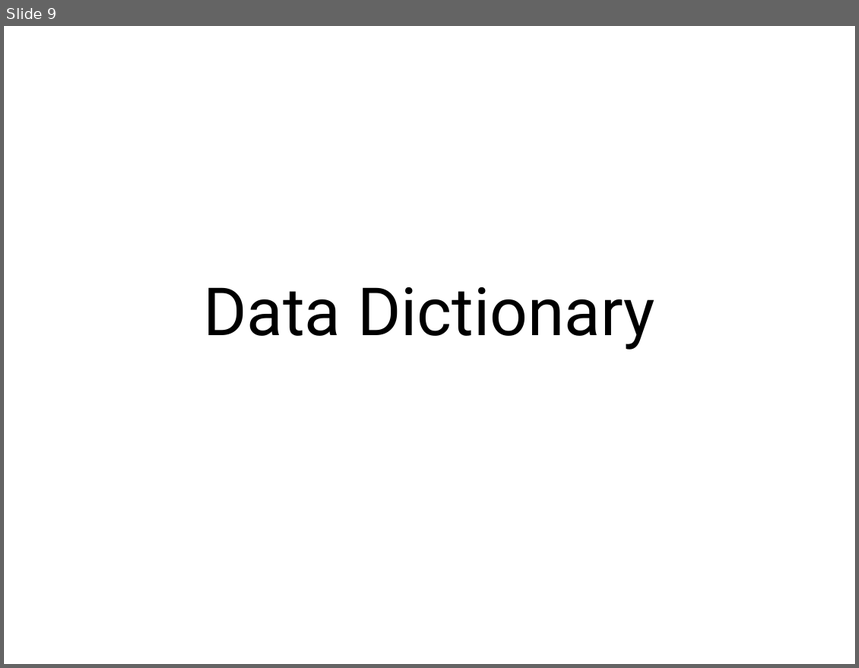
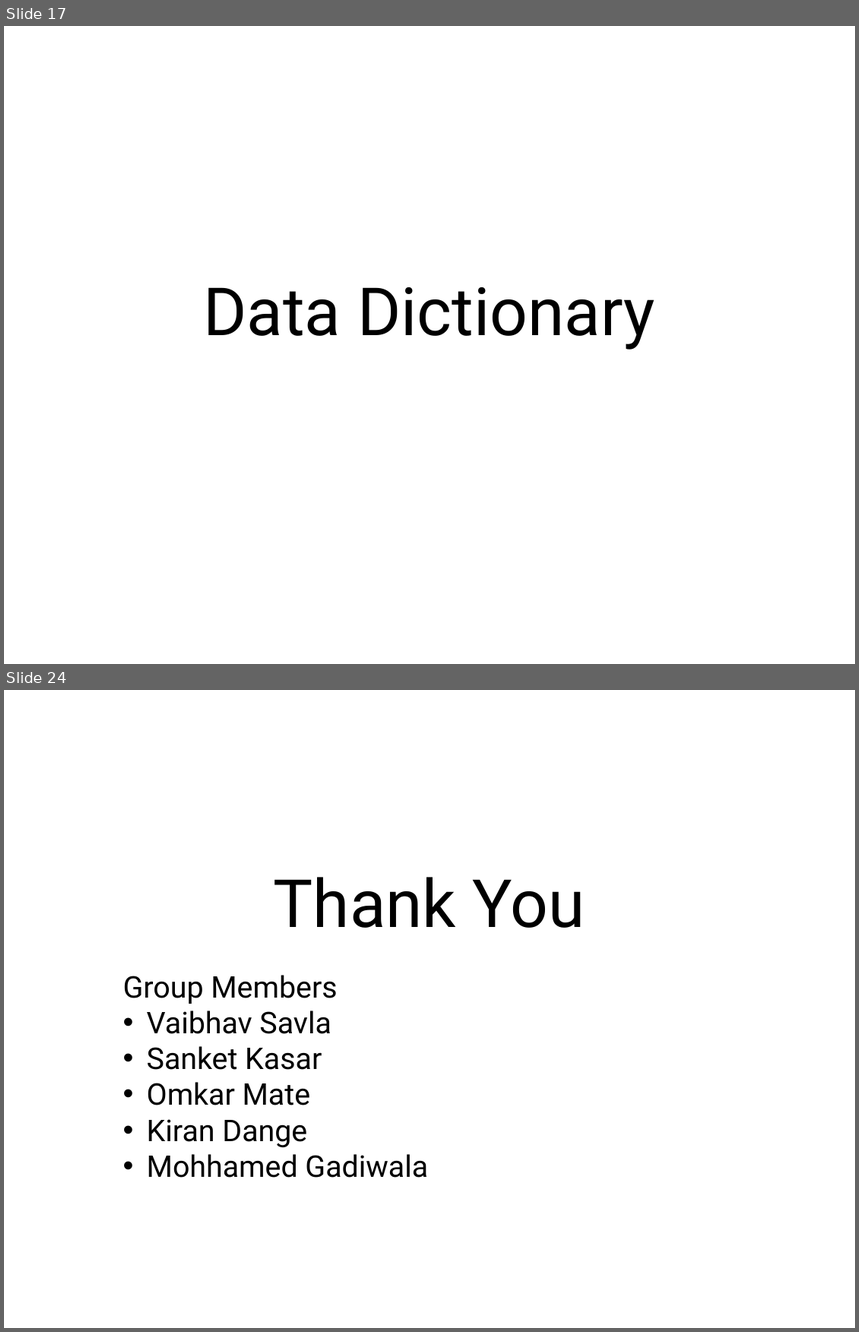
Before and after one commit to SanketSKasar/VJTI-DBA-Project, a slide deck: ProjectDetails/Presentation.pptx. Shown one above the other, each under a label of ours: slide 9 before the commit, slides 17 and 24 after it; the slides between them are not shown. The pictures are 859x668 and 859x1332 pixels, drawn with LibreOffice and Linux fonts; fonts in the diff are those of the drawing. Boxes give left, top, right and bottom in pixels: in the first picture for what was removed or moved away, otherwise in the second. Text is boxed around its words. In the diff, an @@ line names an element or a change of style, - is before the commit and + after.

```diff
--- a/ProjectDetails/Presentation.pptx
+++ b/ProjectDetails/Presentation.pptx
@@ slide 24 added at bbox=[4, 690, 855, 1328], background #FFFFFF @@
@@ title added at bbox=[274, 877, 585, 928], 80 pt, text #000000 @@
+Thank You
@@ text added at bbox=[123, 975, 428, 1178], 36 pt, text #000000 @@
+Group Members
+• Vaibhav Savla
+• Sanket Kasar
+• Omkar Mate
+• Kiran Dange
+• Mohhamed Gadiwala
@@ what was slide 9 is now slide 17 @@
```
Also in this commit, not shown: 13 slides changed, 9 other slides added, 2 slides removed, 1 other file.
